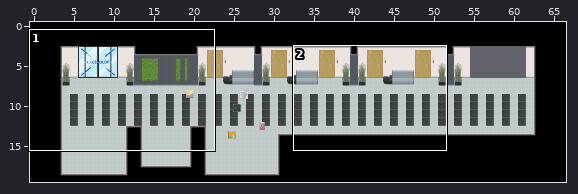
Level history. Tiled map: data/maps/corridor.tmx. The first picture is a wide view before the edit; the outline marks the close-up.
Close-up. As it was:
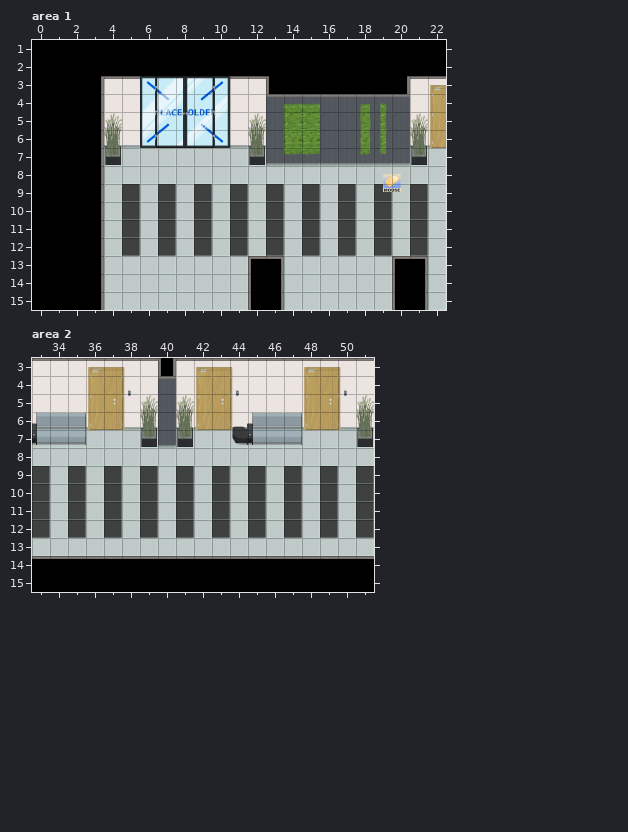
Cells are 64x64 px. Shown: area 1 x 0..22, y 1..15; area 2 x 33..51, y 3..15. The commit also changed other parts of the map, which this record leaves out. Tiles whose own drawing changed are shown in their newer look in all pictures.
After:
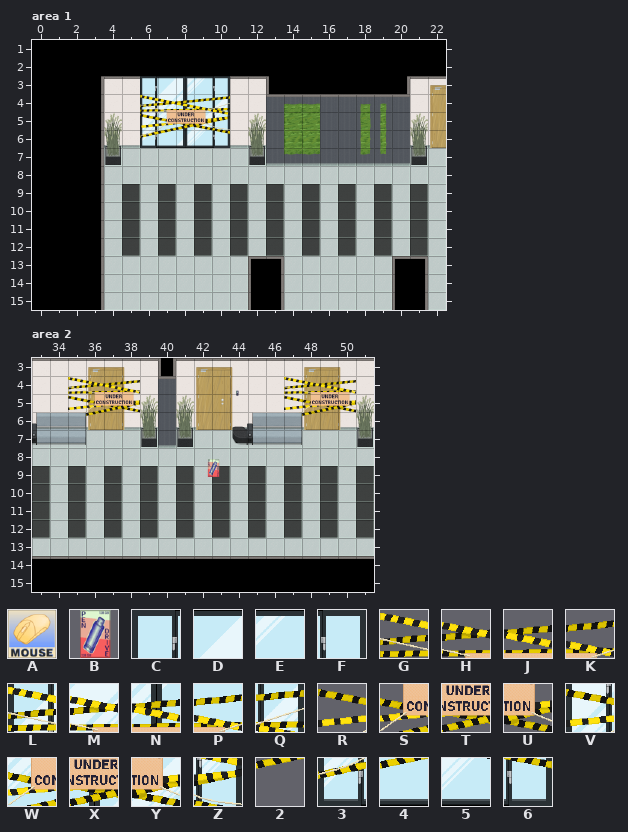
Key: from "Collectables": A 1 "sticker_2_64x64", B 7 "sticker_8_64x64"; from "TileSet": C 95, D 96, E 98, F 99, G 190, H 191, J 192, K 193, L 195, M 196, N 197, P 198, Q 199, R 210, S 211, T 212, U 213, V 215, W 216, X 217, Y 218, Z 219, 2 231, 3 235, 4 236, 5 238, 6 239.
_ is an empty cell.
Objects are placed by their top-left corner, in cells (3,4 is the top-left corner of cell 3,4); size is 1x1 cell unless given.
Change:
Layer "Ground_layer1", area 1:
y 3: x 6..7 __ -> CD; x 9..10 __ -> EF
y 4: x 6..10 _____ -> LMNPQ
y 5: x 6..10 _____ -> VWXYZ
y 6: x 6..7 __ -> 34; x 9..10 __ -> 56
Layer "Objects", area 1:
changed: A "sticker_2_64x64" at 19.5,8.4 -> outside this view
Layer "Ground_layer1", area 2:
y 4: x 35..38 ____ -> GHJK; x 47..50 ____ -> GHJK
y 5: x 35..38 ____ -> RSTU; x 47..50 ____ -> RSTU
y 6: x 36 _ -> 2; x 48 _ -> 2
Layer "Objects", area 2:
changed: outside this view -> B "sticker_8_64x64" at 42.6,8.6
Where, in picture pixels (left, top, right, bottom), the same in both close-ups:
added: (140, 81, 230, 143)
old place: (383, 174, 401, 192)
added: (68, 377, 140, 416)
added: (284, 377, 356, 416)
new place: (207, 459, 220, 477)
